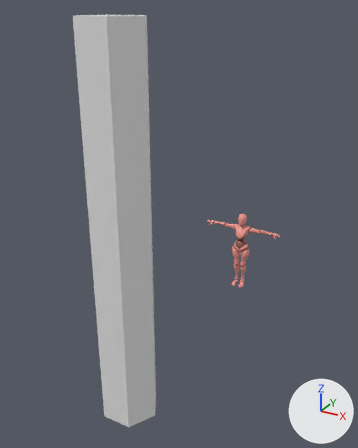
One commit to the glTF model assets/enemy/enemy_pillar/Enemy_Pillar.glb: the scene before it, then after it.
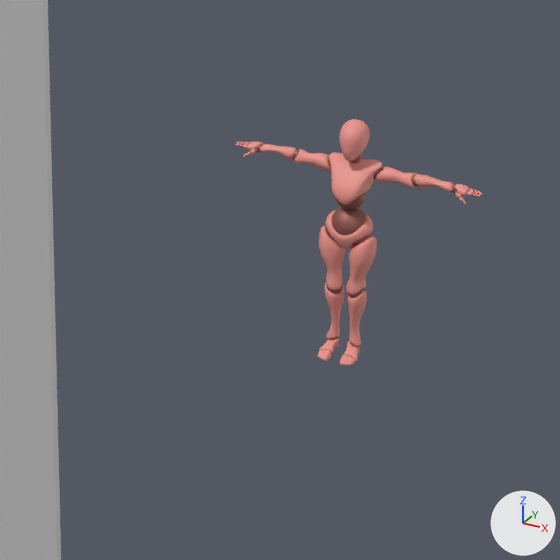
Each version is shown whole from a 50 mm camera at (3.78, -5.62, 6.1) aimed at (-0.1, 1.43, 2.57), then close up on the part from 38% to 85% of the width and 40% to 77% of the height. The axes (+X, +Y, +Z) are drawn at lower right. The lights are the same throughout.

Names of what the first close-up shows: 'Beta_Joints.002', 'Beta_Surface.002', 'Cylinder'.
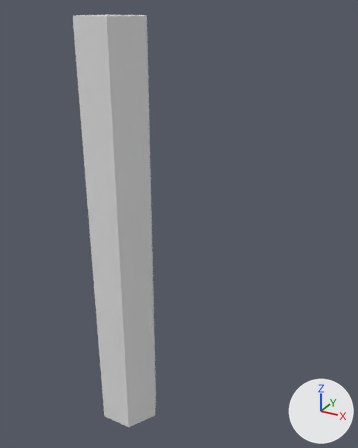
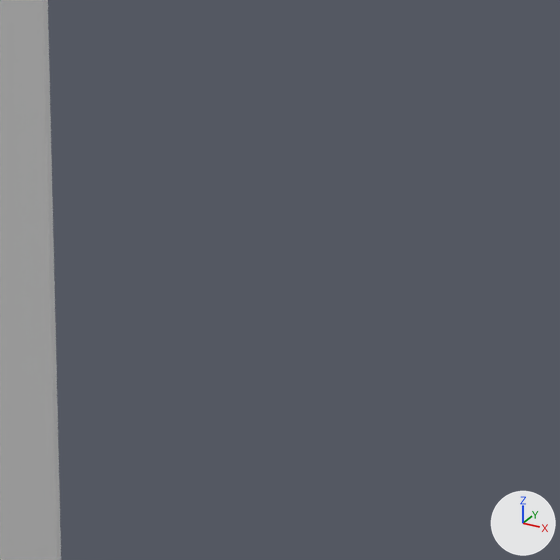
Commit message: Enemy Pillar Update

Changed parts and their boxes [x1, y1, x2, y2] in the close-ups (560 x 560 px):
'Beta_Surface.002', deleted (pink): before [236, 119, 482, 366]
'Beta_Joints.002', deleted (brown): before [238, 142, 479, 356]

Edits to the bpy script that builds the scene:
```text
Remove ob_beta_joints_002:
    ob_beta_joints_002 = bpy.data.objects.new('Beta_Joints.002', me_beta_joints_002)
    ob_beta_joints_002.location = (0.052, 4.135, 0.0)
Remove ob_beta_surface_002:
    ob_beta_surface_002 = bpy.data.objects.new('Beta_Surface.002', me_beta_surface_002)
    ob_beta_surface_002.location = (0.052, 4.135, 0.0)
```
